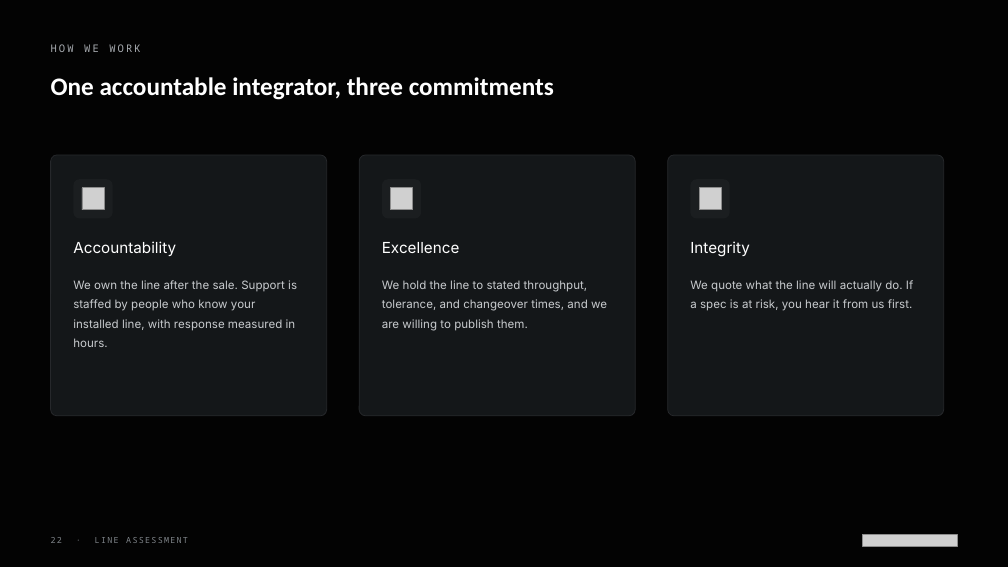
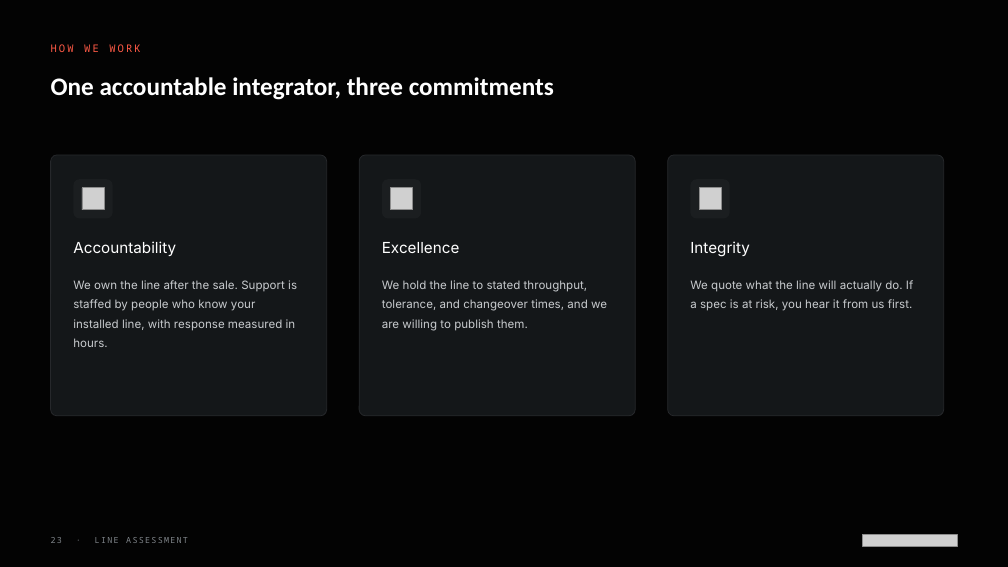
Before and after one commit to Harpak-ULMA-Packaging-LLC/harpak-ulma-deck-skill, a slide deck: slide 23 of assets/template/Harpak-ULMA-Deck-Template.pptx (slide 22 before the commit). Drawn at 1008x567 pixels with LibreOffice and Linux fonts; fonts in the diff are those of the drawing; grey boxes stand for pictures. Boxes give left, top, right and bottom in pixels: in the first picture for what was removed or moved away, otherwise in the second. Text is boxed around its words. In the diff, an @@ line names an element or a change of style, - is before the commit and + after.

```diff
--- a/assets/template/Harpak-ULMA-Deck-Template.pptx
+++ b/assets/template/Harpak-ULMA-Deck-Template.pptx
@@ text "HOW WE WORK" at <box>51,44,140,52</box>: text colour #A7ABB0 to #FF5A46 @@
```
Also in this commit, not shown: 42 other slides changed, 2 slides added, 1 slide removed, 47 other files.
